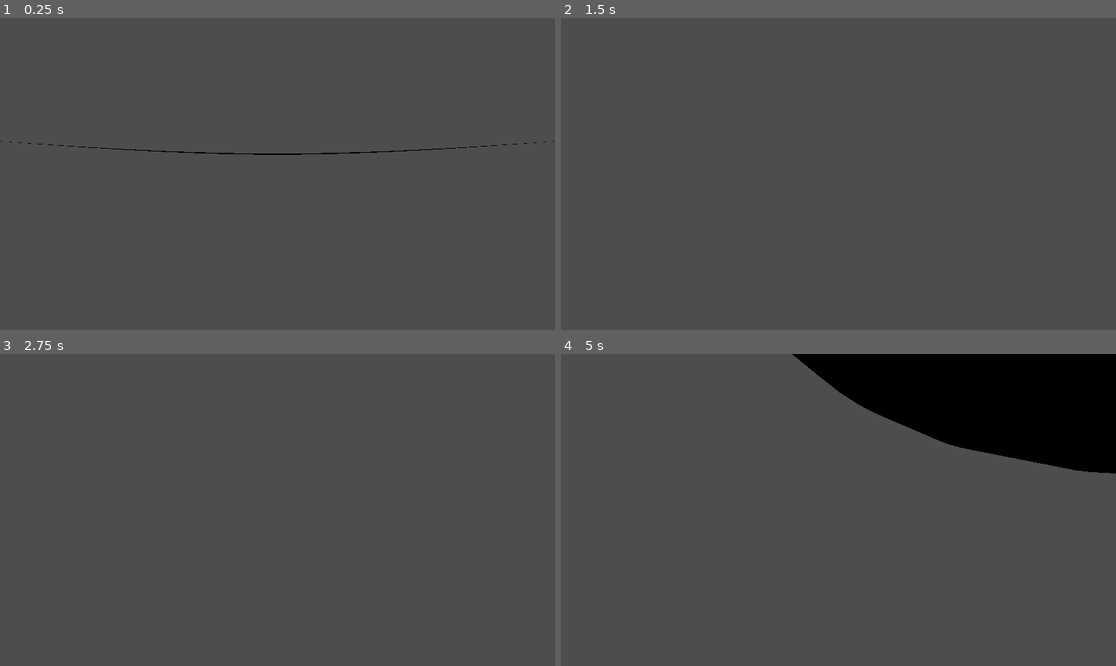
Above: before the commit, frames 1-4 (two rows, left to right).
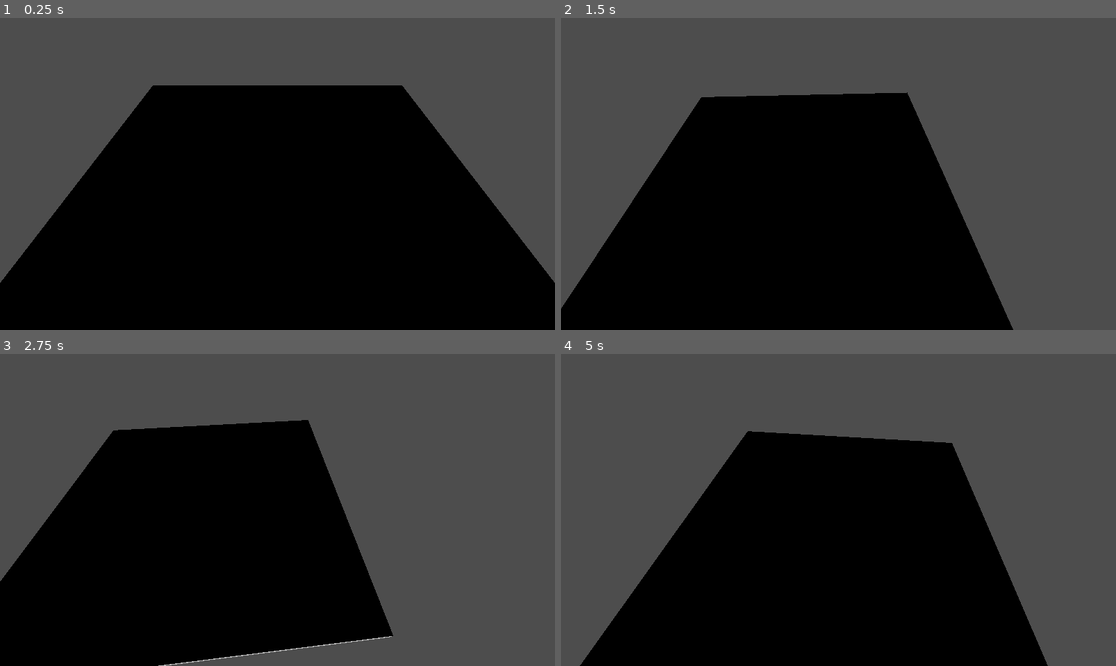
Above: after the commit, the same moments.

Repository: BenjiinxGrimm/knights-bane
Game: Godot game, scene res://scenes/main.tscn
Same seed, same stepped clock (60 frames per second), same inputs: the game is played once before the commit and once after it. Before the commit the project has no main scene; this scene is started directly in both runs.
Inputs:
- Up to frame 1 (0.25 s): no input
- Up to frame 2 (1.5 s): hold D (move_right) 0.53-1.28 s; hold J (attack, bound only after the commit) 0.53-1.28 s; hold S (move_down) from 1.28 s (still down); tap J (attack, bound only after the commit) at 1.35 s
- Up to frame 3 (2.75 s): release S (move_down) at 2.03 s; hold D (move_right) from 2.03 s (still down); hold J (attack, bound only after the commit) from 2.03 s (still down)
- Up to frame 4 (5 s): release D (move_right) at 2.78 s; release J (attack, bound only after the commit) at 2.78 s; hold W (move_up) 2.78-3.53 s; tap J (attack, bound only after the commit) at 2.85, 4.35 s; hold J (attack, bound only after the commit) 3.53-4.28 s; hold A (move_left) from 3.53 s (still down)

The runs differ from the first frame. In frame 1, 61% of the frame differs, in the area x 0-100%, y 21-100%; in frame 2, 46%; in frame 3, 42%; in frame 4, 60%.

Commit message:
Add placeholder sword attack with hitbox
State machine: STARTUP (0.1s) -> ACTIVE (0.2s, hitbox on) -> RECOVERY (0.3s).
Movement slowed to 40% during swing; facing locks during ACTIVE so the attack
commits to a direction. Debug mesh flashes to show hitbox. Body_entered signal
ready for enemy hookup.

Co-Authored-By: Claude Sonnet 4.6 <noreply@anthropic.com>

Diff:
--- a/project.godot
+++ b/project.godot
@@ -11,13 +11,10 @@
 [application]
 
 config/name="Knights Bane"
+run/main_scene="res://scenes/main.tscn"
 config/features=PackedStringArray("4.6", "Forward Plus")
 config/icon="res://icon.svg"
 config/main_scene="res://scenes/main.tscn"
-
-[physics]
-
-3d/physics_engine="Jolt Physics"
 
 [input]
 
@@ -45,6 +42,16 @@
 , Object(InputEventJoypadMotion,"resource_local_to_scene":false,"resource_name":"","device":-1,"axis":0,"axis_value":1.0,"script":null)
 ]
 }
+attack={
+"deadzone": 0.5,
+"events": [Object(InputEventKey,"resource_local_to_scene":false,"resource_name":"","device":-1,"window_id":0,"alt_pressed":false,"shift_pressed":false,"ctrl_pressed":false,"meta_pressed":false,"pressed":false,"keycode":0,"physical_keycode":74,"key_label":0,"unicode":106,"location":0,"echo":false,"script":null)
+, Object(InputEventJoypadButton,"resource_local_to_scene":false,"resource_name":"","device":-1,"button_index":0,"pressure":0.0,"pressed":false,"script":null)
+]
+}
+
+[physics]
+
+3d/physics_engine="Jolt Physics"
 
 [rendering]
 
--- a/scenes/main.tscn
+++ b/scenes/main.tscn
@@ -1,9 +1,13 @@
-[gd_scene load_steps=7 format=3]
+[gd_scene format=3 uid="uid://5gaeho1uxxnh"]
 
-[ext_resource type="Script" path="res://scripts/player.gd" id="1"]
-[ext_resource type="Script" path="res://scripts/camera_follow.gd" id="2"]
+[ext_resource type="Script" uid="uid://c3x6rslqhellm" path="res://scripts/player.gd" id="1"]
+[ext_resource type="Script" uid="uid://hfqdph5pjyg4" path="res://scripts/camera_follow.gd" id="2"]
+
+[sub_resource type="StandardMaterial3D" id="StandardMaterial3D_0wfyh"]
+metallic = 1.0
 
 [sub_resource type="BoxMesh" id="BoxMesh_1"]
+material = SubResource("StandardMaterial3D_0wfyh")
 size = Vector3(20, 0.5, 20)
 
 [sub_resource type="BoxShape3D" id="BoxShape3D_1"]
@@ -13,31 +17,48 @@
 
 [sub_resource type="CapsuleShape3D" id="CapsuleShape3D_1"]
 
-[node name="Main" type="Node3D"]
+[sub_resource type="BoxShape3D" id="BoxShape3D_2"]
+size = Vector3(0.8, 0.6, 0.5)
 
-[node name="DirectionalLight3D" type="DirectionalLight3D" parent="."]
+[sub_resource type="BoxMesh" id="BoxMesh_2"]
+size = Vector3(0.8, 0.6, 0.5)
+
+[node name="Main" type="Node3D" unique_id=494362524]
+
+[node name="DirectionalLight3D" type="DirectionalLight3D" parent="." unique_id=943101576]
 transform = Transform3D(1, 0, 0, 0, 0.7071, -0.7071, 0, 0.7071, 0.7071, 0, 10, 0)
 shadow_enabled = true
 
-[node name="Ground" type="StaticBody3D" parent="."]
+[node name="Ground" type="StaticBody3D" parent="." unique_id=1227364988]
 transform = Transform3D(1, 0, 0, 0, 1, 0, 0, 0, 1, 0, -0.25, 0)
 
-[node name="Mesh" type="MeshInstance3D" parent="Ground"]
+[node name="Mesh" type="MeshInstance3D" parent="Ground" unique_id=1812899245]
 mesh = SubResource("BoxMesh_1")
 
-[node name="Collision" type="CollisionShape3D" parent="Ground"]
+[node name="Collision" type="CollisionShape3D" parent="Ground" unique_id=1413531445]
 shape = SubResource("BoxShape3D_1")
 
-[node name="Player" type="CharacterBody3D" parent="."]
+[node name="Player" type="CharacterBody3D" parent="." unique_id=1336336453]
 transform = Transform3D(1, 0, 0, 0, 1, 0, 0, 0, 1, 0, 1.5, 0)
 script = ExtResource("1")
 
-[node name="Mesh" type="MeshInstance3D" parent="Player"]
+[node name="Mesh" type="MeshInstance3D" parent="Player" unique_id=516597948]
 mesh = SubResource("CapsuleMesh_1")
 
-[node name="Collision" type="CollisionShape3D" parent="Player"]
+[node name="Collision" type="CollisionShape3D" parent="Player" unique_id=54679801]
 shape = SubResource("CapsuleShape3D_1")
 
-[node name="Camera3D" type="Camera3D" parent="."]
+[node name="AttackHitbox" type="Area3D" parent="Player" unique_id=100000001]
+transform = Transform3D(1, 0, 0, 0, 1, 0, 0, 0, 1, 0, 0.2, -0.7)
+monitoring = false
+
+[node name="CollisionShape3D" type="CollisionShape3D" parent="Player/AttackHitbox" unique_id=100000002]
+shape = SubResource("BoxShape3D_2")
+
+[node name="DebugMesh" type="MeshInstance3D" parent="Player/AttackHitbox" unique_id=100000003]
+visible = false
+mesh = SubResource("BoxMesh_2")
+
+[node name="Camera3D" type="Camera3D" parent="." unique_id=1189174466 node_paths=PackedStringArray("target")]
 script = ExtResource("2")
 target = NodePath("../Player")
--- a/scripts/player.gd
+++ b/scripts/player.gd
@@ -1,34 +1,82 @@
 extends CharacterBody3D
 
 @export var move_speed: float = 5.0
+@export var attack_move_penalty: float = 0.4
 
 const GRAVITY := -20.0
-const ROTATION_SPEED := 10.0  # How fast the character snaps to face its direction
+const ROTATION_SPEED := 10.0
+
+const STARTUP_TIME  := 0.10
+const ACTIVE_TIME   := 0.20
+const RECOVERY_TIME := 0.30
+
+enum AttackState { IDLE, STARTUP, ACTIVE, RECOVERY }
+
+var _attack_state: AttackState = AttackState.IDLE
+var _attack_timer: float = 0.0
+
+@onready var _hitbox: Area3D = $AttackHitbox
+@onready var _hitbox_mesh: MeshInstance3D = $AttackHitbox/DebugMesh
+
+func _ready() -> void:
+	_hitbox.body_entered.connect(_on_hitbox_body_entered)
+
+func _unhandled_input(event: InputEvent) -> void:
+	if event.is_action_pressed("attack") and _attack_state == AttackState.IDLE:
+		_attack_state = AttackState.STARTUP
+		_attack_timer = STARTUP_TIME
 
 func _physics_process(delta: float) -> void:
-	# get_axis returns -1 when the negative action is held, +1 for positive
+	_tick_attack(delta)
+
 	var input_dir := Vector2(
 		Input.get_axis("move_left", "move_right"),
 		Input.get_axis("move_up", "move_down")
 	)
 
-	# Without this, diagonal input would have length ~1.41 (faster than cardinal)
 	if input_dir.length_squared() > 1.0:
 		input_dir = input_dir.normalized()
 
-	# In Godot, -Z is "forward" into the world from a top-down camera
 	var direction := Vector3(input_dir.x, 0.0, input_dir.y)
 
-	velocity.x = direction.x * move_speed
-	velocity.z = direction.z * move_speed
+	var speed_mult := 1.0
+	if _attack_state == AttackState.STARTUP or _attack_state == AttackState.ACTIVE:
+		speed_mult = attack_move_penalty
 
-	# Rotate the character to face wherever it's moving
-	if direction.length_squared() > 0.01:
+	velocity.x = direction.x * move_speed * speed_mult
+	velocity.z = direction.z * move_speed * speed_mult
+
+	# Lock facing direction during the active window so the swing commits
+	if _attack_state != AttackState.ACTIVE and direction.length_squared() > 0.01:
 		var target_angle := atan2(direction.x, direction.z)
 		rotation.y = lerp_angle(rotation.y, target_angle, ROTATION_SPEED * delta)
 
-	# Gravity — only accumulates when airborne so landing feels snappy
 	if not is_on_floor():
 		velocity.y += GRAVITY * delta
 
 	move_and_slide()
+
+func _tick_attack(delta: float) -> void:
+	if _attack_state == AttackState.IDLE:
+		return
+
+	_attack_timer -= delta
+	if _attack_timer > 0.0:
+		return
+
+	match _attack_state:
+		AttackState.STARTUP:
+			_attack_state = AttackState.ACTIVE
+			_attack_timer = ACTIVE_TIME
+			_hitbox.monitoring = true
+			_hitbox_mesh.visible = true
+		AttackState.ACTIVE:
+			_attack_state = AttackState.RECOVERY
+			_attack_timer = RECOVERY_TIME
+			_hitbox.monitoring = false
+			_hitbox_mesh.visible = false
+		AttackState.RECOVERY:
+			_attack_state = AttackState.IDLE
+
+func _on_hitbox_body_entered(body: Node3D) -> void:
+	print("Hit: ", body.name)
